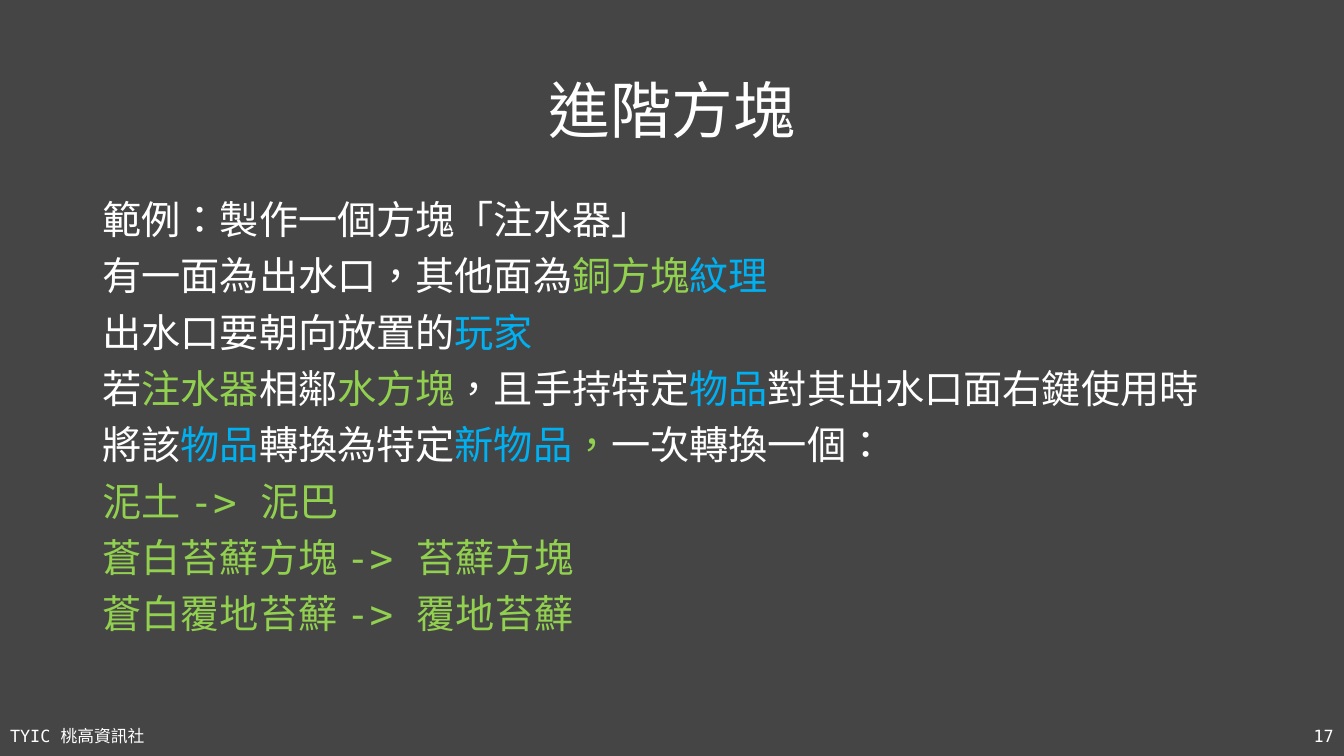
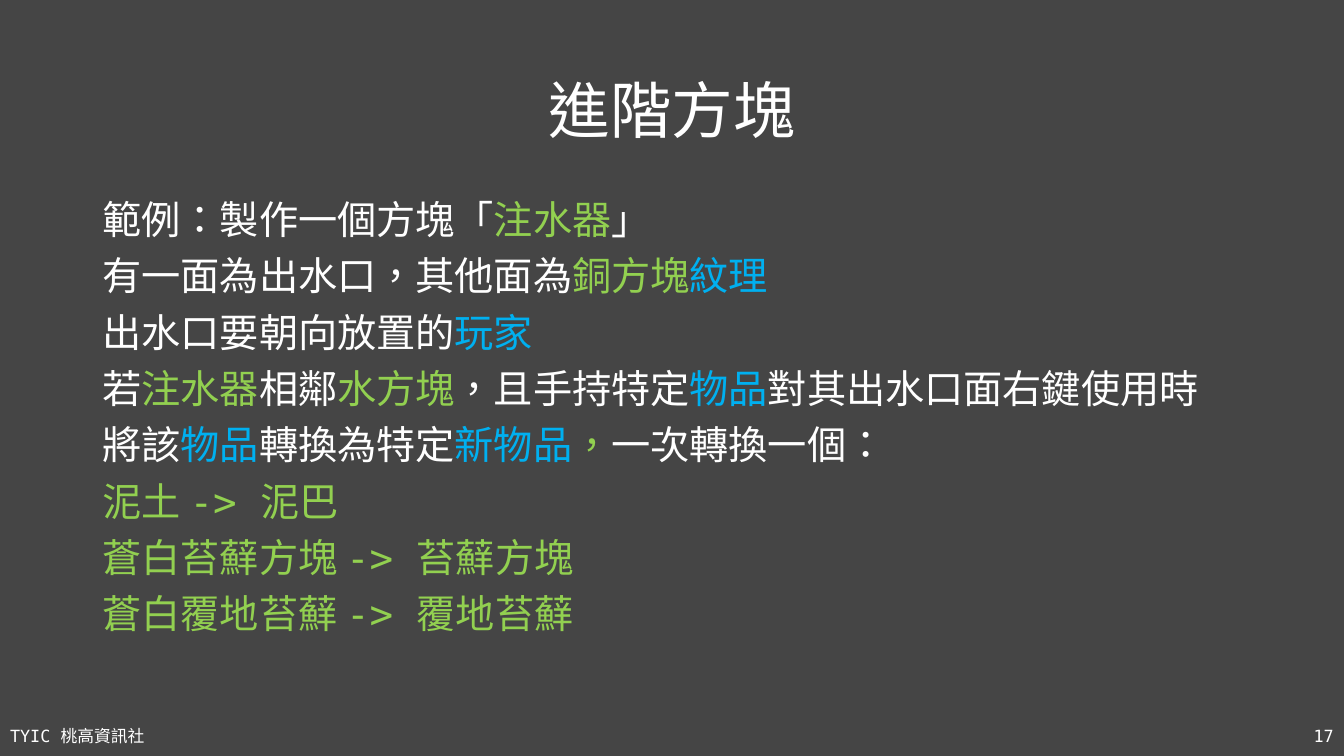
Before and after one commit to TYSHIC/slides, a slide deck: slide 17 of ppt/52_Java 專案：方塊.pptx. Drawn at 1344x756 pixels with LibreOffice and Linux fonts; fonts in the diff are those of the drawing. Boxes give left, top, right and bottom in pixels: in the first picture for what was removed or moved away, otherwise in the second. Text is boxed around its words. In the diff, an @@ line names an element or a change of style, - is before the commit and + after.

```diff
--- a/ppt/52_Java 專案：方塊.pptx
+++ b/ppt/52_Java 專案：方塊.pptx
@@ text at (102,201,650,238): text colour #FFFFFF to #92D050 in "範例：製作一個方塊「注水器」" @@
```
Also in this commit, not shown: 7 other files.
